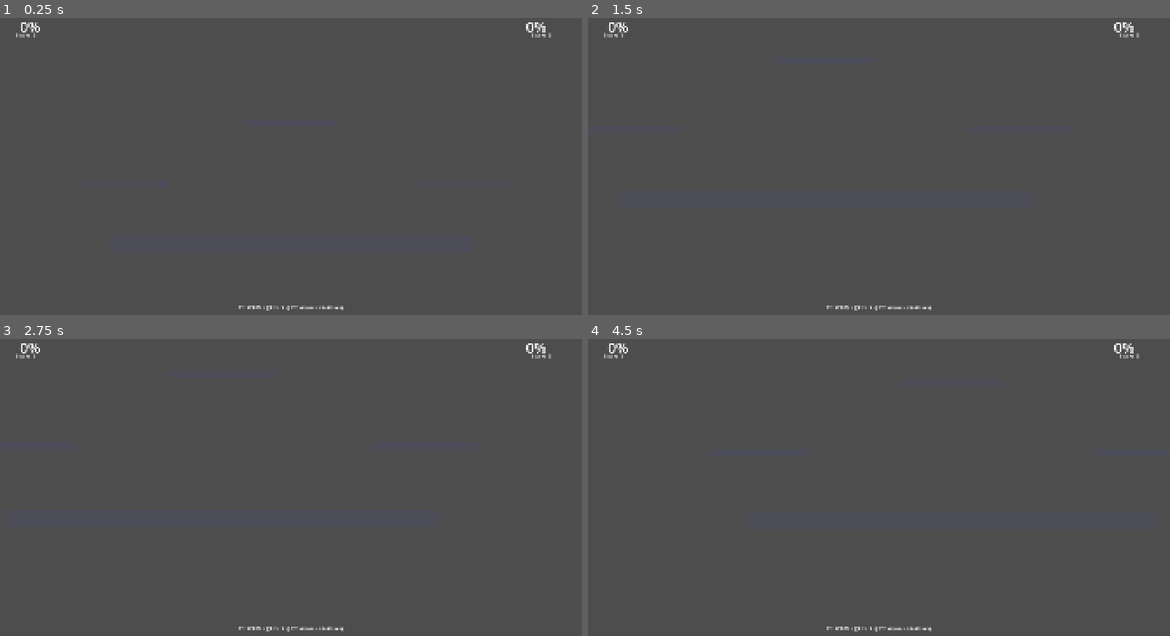
Above: before the commit, frames 1-4 (two rows, left to right).
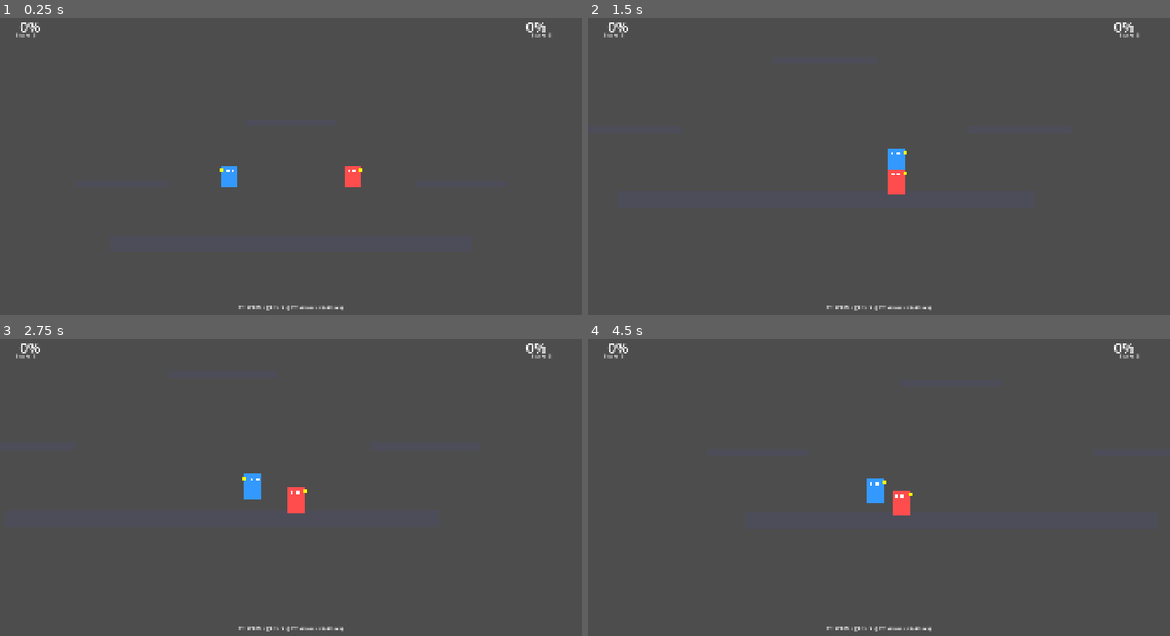
Above: after the commit, the same moments.

Repository: kenttulaine-sy/Smash-clone
Game: Godot game, scene res://scenes/main_v2.tscn
Two runs of this game, one before a commit and one after it. Both use one fixed random seed, a clock stepped at 60 frames per second and the inputs below.
Inputs:
- Up to frame 1 (0.25 s): no input
- Up to frame 2 (1.5 s): hold D (p1_right) from 0.53 s (still down); tap J (p1_attack) at 0.6 s; tap W (p1_jump) at 0.77 s; tap L (p1_shield) at 1.35 s
- Up to frame 3 (2.75 s): tap W (p1_jump) at 1.52 s; release D (p1_right) at 2.03 s; hold A (p1_left) from 2.03 s (still down); tap K (p2_attack) at 2.1 s
- Up to frame 4 (4.5 s): tap Down (p2_down) at 2.85 s; tap W (p1_jump) at 3.02, 3.77 s; release A (p1_left) at 3.53 s; hold S (p1_down) 3.53-4.28 s; hold Left (p2_left) 3.53-4.28 s; hold D (p1_right) from 4.28 s (still down); tap Right (p2_right) at 4.35 s

The runs differ from the first frame. In frame 1, 0.4% of the frame differs, in the area x 37-63%, y 49-57%; in frame 2, 0.5%; in frame 3, 0.5%, in the area x 41-53%, y 45-59%; in frame 4, 0.5%.

Commit message:
Fix visuals: Switch to enhanced 2D with hit feedback and screen shake

Diff:
--- a/scripts/player_v2.gd
+++ b/scripts/player_v2.gd
@@ -6,6 +6,7 @@
 
 const CombatSystem = preload("res://scripts/combat_system.gd")
 const Model3DManager = preload("res://scripts/model_3d_manager.gd")
+const PlayerStateMachine = preload("res://scripts/player_states.gd")
 
 # ============================================================================
 # PREMIUM MOVEMENT TUNING - ADJUST THESE FOR GAME FEEL
@@ -163,36 +164,27 @@
 	print("Warning: Player ", player_id, " could not find opponent!")
 
 func setup_3d_model() -> void:
-	"""Initialize 3D model using pre-imported scene"""
-
-	# Hide original 2D visuals for now
+	"""Use enhanced 2D visuals instead of problematic 3D"""
+
+	# Keep 2D visuals but enhance them
 	if visuals:
-		visuals.visible = false
-
-	# Load the pre-imported scene (from .godot/imported/)
-	var imported_scene = load("res://.godot/imported/2d_fortnite.glb-5b58d831dd89bf3ed9f016f69759d9b6.scn")
-	if imported_scene == null:
-		push_error("Failed to load imported 3D model scene")
-		return
-
-	# Instantiate the model
-	var model_instance = imported_scene.instantiate()
-	if model_instance == null:
-		push_error("Failed to instantiate 3D model")
-		return
-
-	# Configure the model - make it much larger
-	model_instance.name = "Character3D"
-	model_instance.scale = Vector3(2.0, 2.0, 2.0)  # Larger scale
-	model_instance.position = Vector3(0, -30, 0)  # Offset so feet are at origin
-
-	# Store reference
-	character_3d = model_instance
-
-	# Add to player
-	add_child(model_instance)
-
-	print("Player ", player_id, ": 3D model loaded from imported scene")
+		visuals.visible = true
+
+		# Make the body more visible
+		var body = visuals.get_node_or_null("Body")
+		if body:
+			body.color = Color(0.2, 0.6, 1.0, 1.0) if player_id == 1 else Color(1.0, 0.3, 0.3, 1.0)
+			body.size = Vector2(50, 70)  # Slightly larger
+
+		# Add visual indicator for facing direction
+		var indicator = ColorRect.new()
+		indicator.name = "FacingIndicator"
+		indicator.color = Color(1, 1, 0, 1)  # Yellow arrow
+		indicator.size = Vector2(10, 10)
+		indicator.position = Vector2(25, -25)  # Right side
+		visuals.add_child(indicator)
+
+	print("Player ", player_id, ": Enhanced 2D visuals ready")
 
 func update_model_animation(delta: float) -> void:
 	"""Procedurally animate the 3D model based on player state"""
@@ -698,10 +690,36 @@
 
 	state_machine.change_state(PlayerStateMachine.State.HITSTUN)
 
-	# Screen shake
+	# VISUAL FEEDBACK: Flash red on hit
+	flash_character_color(Color(1.0, 0.2, 0.2, 1.0), 0.1)
+
+	# SCREEN SHAKE: Based on knockback strength
+	var shake_amount = min(knockback / 50.0, 12.0)
+	trigger_screen_shake(shake_amount)
+
+	print("  Player ", player_id, " took damage! KB=", knockback, " Angle=", angle)
+
+func flash_character_color(color: Color, duration: float) -> void:
+	"""Flash the character with a color for hit feedback"""
+	var body = visuals.get_node_or_null("Body")
+	if body:
+		var original_color = body.color
+		body.color = color
+		await get_tree().create_timer(duration).timeout
+		if is_instance_valid(body):
+			body.color = original_color
+
+func trigger_screen_shake(amount: float) -> void:
+	"""Trigger screen shake effect"""
 	var camera = get_viewport().get_camera_2d()
 	if camera and camera.has_method("shake"):
-		camera.shake(min(knockback / 100.0, 8.0))
+		camera.shake(amount)
+	elif camera:
+		# Fallback: manual shake
+		camera.offset = Vector2(randf_range(-amount, amount), randf_range(-amount, amount))
+		await get_tree().create_timer(0.05).timeout
+		if is_instance_valid(camera):
+			camera.offset = Vector2.ZERO
 
 func check_blast_zones():
 	if state_machine.current_state in [PlayerStateMachine.State.DEAD, PlayerStateMachine.State.RESPAWN]:
